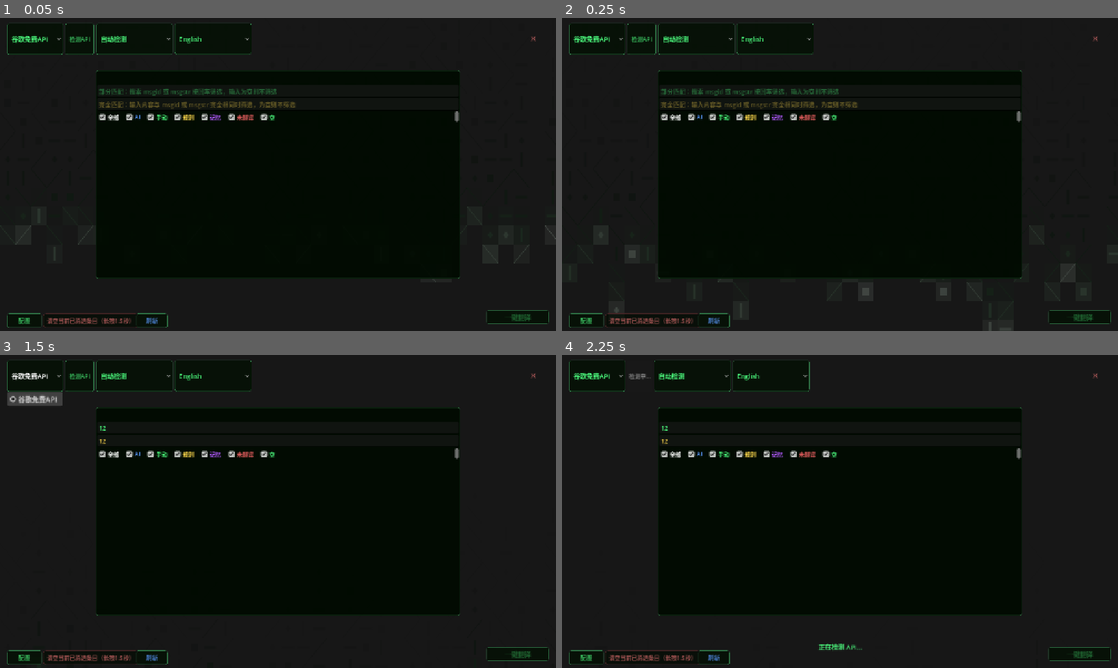
Above: before the commit, frames 1-4 (two rows, left to right).
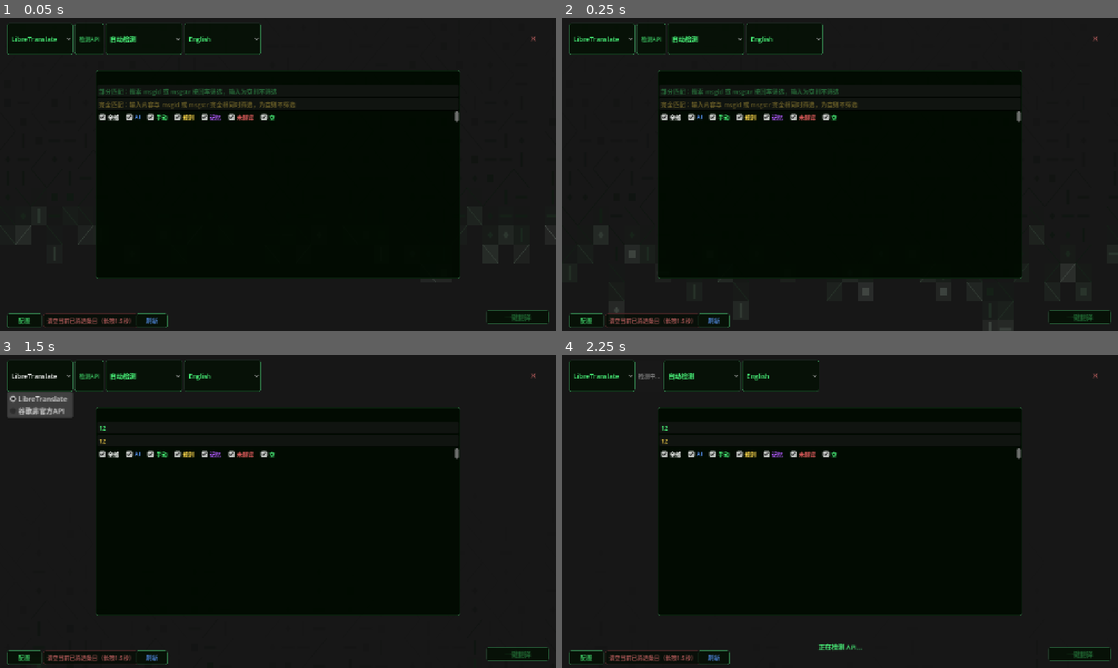
Above: after the commit, the same moments.

Repository: HeroopGames/PoTranslator--byHAN-Godot
Game: Godot game, scene res://Main/Translate/translate.tscn
Two runs of this game, one before a commit and one after it. Both use one fixed random seed, a clock stepped at 60 frames per second and the inputs below. This scene is started directly instead of the project's main scene.
Inputs (mouse positions are in pixels of both pictures, inside the frame that each line leads up to):
- Up to frame 1 (0.05 s): no input
- Up to frame 2 (0.25 s): no input
- Up to frame 3 (1.5 s): click (278, 426) at 0.52 s; type "12" at 0.6 s; click (278, 442) at 0.75 s; type "12" at 0.83 s; click "谷歌免费API" (after the commit: "LibreTranslate") at 1.25 s
- Up to frame 4 (2.25 s): click "检测API" at 2 s

The runs differ from the first frame. In frame 1, 0.6% of the frame differs, in the area x 2-47%, y 1-12%; in frame 2, 0.6%; in frame 3, 1.2%, in the area x 1-47%, y 1-21%; in frame 4, 0.5%.

Commit message:
更新翻译记忆规则（目前仅手动翻译计入） 新增LibreTranslateAPI并设为默认 修改条款

Diff:
--- a/Project/po-translator-by-heroop/Main/Start/start.gd
+++ b/Project/po-translator-by-heroop/Main/Start/start.gd
@@ -269,7 +269,7 @@
 # ====== 使用说明 / 版权内容 ======
 const HELP_TEXT: String = """【PoTranslator by HAN · 使用说明】
 
-本工具用于翻译 UE 导出的 .po 文件，支持多项目管理、xlsx 规则表驱动翻译与 Google 免费 API。
+本工具用于翻译 UE 导出的 .po 文件，支持多项目管理、xlsx 规则表驱动翻译与 API（目前仅可用LibreTranslate）。
 
 ■ 启动界面按钮
 · ？— 点击查看本使用说明
@@ -278,7 +278,7 @@
 · 打开项目 — 选择已有的 .pohtran 项目文件继续工作
 
 ■ 翻译界面按钮
-· 顶部 API 下拉框 — 选择翻译引擎（目前只有 Google 非官方翻译）
+· 顶部 API 下拉框 — 选择翻译引擎（目前仅可用LibreTranslate）
 · 检测按钮 — 检测所选 API 是否可用
 · 顶部语言下拉框 — 设置源语言（左）和目标语言（右）
 · [×] 关闭按钮 — 关闭当前项目翻译界面，返回启动界面
@@ -348,7 +348,7 @@
 · Godot Engine (MIT License)
 · openpyxl (MIT License)
 · Python (PSF License)
-各第三方组件版权归其各自所有者所有。"""
+各第三方组件与API版权归其各自所有者所有。"""
 
 # ====== 按钮回调 ======
 func _on_retry_pressed():
--- a/Project/po-translator-by-heroop/Main/Translate/python_http_bridge.gd
+++ b/Project/po-translator-by-heroop/Main/Translate/python_http_bridge.gd
@@ -1,6 +1,7 @@
 # === PoTranslatorByHAN · Python HTTP 桥接 ===
 # 提供 WorkerThreadPool 后台线程入口
 # Python 脚本内嵌在 EMBEDDED_PY_B64 常量中，导出后无需外部文件
+# 注意：使用的谷歌翻译接口为非官方 API，仅供学习研究使用，不可用于商业用途
 class_name PythonHttpBridge
 extends RefCounted
 
@@ -54,15 +55,34 @@
 
 # ======== API 检测 ========
 
-static func check_api(url: String):
-	_api_check_result = _do_check(url)
+static func check_api(url: String, api_type: String = "google"):
+	_api_check_result = _do_check(url, api_type)
 
-static func _do_check(url: String) -> Dictionary:
+static func _do_check(url: String, api_type: String) -> Dictionary:
 	var cmd := _find_python()
 	if cmd.is_empty():
 		return {"available": false, "message": "Python 不可用"}
 
-	var check_script := """
+	var check_script := ""
+	if api_type == "libretranslate":
+		check_script = """
+import json, sys, urllib.request, ssl
+url = sys.argv[1].rstrip("/") + "/translate"
+ctx = ssl.create_default_context()
+hdr = {"User-Agent": "Mozilla/5.0", "Content-Type": "application/json"}
+payload = json.dumps({"q": "test", "source": "en", "target": "zh-Hans", "format": "text"}).encode("utf-8")
+try:
+    req = urllib.request.Request(url, data=payload, headers=hdr, method="POST")
+    r = urllib.request.urlopen(req, timeout=10, context=ctx)
+    body = r.read().decode(errors="replace")
+    data = json.loads(body)
+    ok = isinstance(data, dict) and "translatedText" in data
+    print(json.dumps({"available": ok, "message": "API OK" if ok else "bad response"}))
+except Exception as e:
+    print(json.dumps({"available": false, "message": str(e)}))
+"""
+	else:
+		check_script = """
 import json, sys, urllib.request, ssl
 url = sys.argv[1]
 ctx = ssl.create_default_context()
@@ -104,7 +124,7 @@
 		_running_pid = -1
 
 
-static func run_full_translate(po_path: String, src_lang: String, target_lang: String, batch_size: int, progress_path: String, script_temp_path: String, project_path: String = ""):
+static func run_full_translate(po_path: String, src_lang: String, target_lang: String, batch_size: int, progress_path: String, script_temp_path: String, project_path: String = "", api_type: String = "google", api_url: String = ""):
 	_cancel_flag = false
 	_write_bridge_log(progress_path, "bridge start")
 	_write_bridge_log(progress_path, "  po_path=%s" % po_path)
@@ -112,6 +132,7 @@
 	_write_bridge_log(progress_path, "  project_path=%s" % project_path)
 	_write_bridge_log(progress_path, "  script_temp=%s" % script_temp_path)
 	_write_bridge_log(progress_path, "  src=%s target=%s" % [src_lang, target_lang])
+	_write_bridge_log(progress_path, "  api_type=%s api_url=%s" % [api_type, api_url])
 
 	if FileAccess.file_exists(progress_path):
 		DirAccess.remove_absolute(progress_path)
@@ -127,7 +148,7 @@
 		_write_bridge_log(progress_path, "  ERROR: script path empty")
 		return
 
-	var args := PackedStringArray([script_temp_path, po_path, src_lang, target_lang, str(batch_size), progress_path, project_path])
+	var args := PackedStringArray([script_temp_path, po_path, src_lang, target_lang, str(batch_size), progress_path, project_path, api_type, api_url])
 	_write_bridge_log(progress_path, "  executing (create_process)...")
 
 	var pid := OS.create_process(cmd, args, false)
--- a/Project/po-translator-by-heroop/Main/Translate/translate.gd
+++ b/Project/po-translator-by-heroop/Main/Translate/translate.gd
@@ -58,6 +58,7 @@
 var _last_reloaded_done: int = 0
 var _lang_list: Array = []
 var _toast_label: Label = null
+var _toast_click_to_close: bool = false
 var _progress_poll_timer: Timer = null
 
 # — 长按清空定时器
@@ -131,6 +132,8 @@
 	_setup_lang_options()
 	translate_progress_box.visible = false
 
+	api_option.item_selected.connect(_on_api_option_selected)
+
 	_toast_label = Label.new()
 	_toast_label.horizontal_alignment = HORIZONTAL_ALIGNMENT_CENTER
 	_toast_label.vertical_alignment = VERTICAL_ALIGNMENT_CENTER
@@ -144,6 +147,12 @@
 	if _pending_refresh:
 		_pending_refresh = false
 		_do_refresh_visible_rows()
+
+func _unhandled_input(event: InputEvent):
+	if _toast_click_to_close and _toast_label and _toast_label.visible:
+		if event is InputEventMouseButton and event.pressed and event.button_index == MOUSE_BUTTON_LEFT:
+			_hide_toast()
+			get_viewport().set_input_as_handled()
 
 
 # ======== 静态入口 / UI 事件 ========
@@ -837,7 +846,8 @@
 
 func _setup_api_options():
 	api_option.clear()
-	api_option.add_item("谷歌免费API", 0)
+	api_option.add_item("LibreTranslate", 0)
+	api_option.add_item("谷歌非官方API", 1)
 	api_option.selected = 0
 
 func _setup_lang_options():
@@ -931,6 +941,16 @@
 	var target_lang: String = _lang_list[target_lang_option.selected]["code"]
 	var progress_path := OS.get_user_data_dir().path_join("_po_translate_progress.json")
 
+	var api_idx := api_option.selected
+	var api_type: String
+	var api_url: String
+	if api_idx == 0:
+		api_type = "libretranslate"
+		api_url = "http://localhost:5000"
+	else:
+		api_type = "google"
+		api_url = ""
+
 	# 在主线程复制 Python 脚本到临时路径（FileAccess 在 WorkerThread 中不可靠）
 	var script_temp := PythonBridge.copy_script_to_temp()
 	if script_temp.is_empty():
@@ -939,7 +959,7 @@
 		return
 
 	var task_id := WorkerThreadPool.add_task(
-		PythonBridge.run_full_translate.bind(file_path, src_lang, target_lang, TRANSLATE_BATCH_SIZE, progress_path, script_temp, _project_path)
+		PythonBridge.run_full_translate.bind(file_path, src_lang, target_lang, TRANSLATE_BATCH_SIZE, progress_path, script_temp, _project_path, api_type, api_url)
 	)
 
 	# 启动进度轮询
@@ -1033,14 +1053,6 @@
 		await _load_po_file(_current_file_name)
 		_show_entries(_current_file_name)
 
-		if _translation_memory != null:
-			var data: Dictionary = _po_data.get(_current_file_name, {})
-			var msgids: PackedStringArray = data.get("msgids", PackedStringArray())
-			var msgstrs2: PackedStringArray = data.get("msgstrs", PackedStringArray())
-			for idx in msgids.size():
-				if idx < msgstrs2.size() and msgstrs2[idx] != "":
-					_translation_memory.record(msgids[idx], msgstrs2[idx])
-			_memory_dirty = true
 	else:
 		_dirty_entries.clear()
 		_dirty_files.clear()
@@ -1104,6 +1116,11 @@
 func _on_check_api_pressed() -> void:
 	_check_current_api()
 
+func _on_api_option_selected(_index: int) -> void:
+	_api_available = false
+	translate_btn.disabled = true
+	_check_current_api()
+
 func _check_current_api() -> void:
 	if _api_checking:
 		return
@@ -1113,8 +1130,16 @@
 	_api_checking = true
 	_show_toast("正在检测 API...")
 
-	var url := "https://translate.googleapis.com/translate_a/single?client=gtx&dt=t&sl=en&tl=zh&q=test"
-	_api_check_task_id = WorkerThreadPool.add_task(PythonBridge.check_api.bind(url))
+	var api_idx := api_option.selected
+	var url: String
+	var api_type: String
+	if api_idx == 0:
+		api_type = "libretranslate"
+		url = "http://localhost:5000"
+	else:
+		api_type = "google"
+		url = "https://translate.googleapis.com/translate_a/single?client=gtx&dt=t&sl=en&tl=zh&q=test"
+	_api_check_task_id = WorkerThreadPool.add_task(PythonBridge.check_api.bind(url, api_type))
 
 	_api_check_timer = Timer.new()
 	_api_check_timer.one_shot = false
@@ -1136,17 +1161,24 @@
 
 	var ok: bool = result.get("available", false)
 	var msg: String
+	var api_idx := api_option.selected
 	if ok:
-		msg = "API 可用"
+		if api_idx == 0:
+			msg = "API 可用"
+		else:
+			msg = "此API仅供学习交流使用，使用此API导致的一切后果作者概不负责。若有需求请购买正版谷歌API"
 	else:
-		msg = "谷歌API检测失败，如果在中国大陆请使用代理后尝试"
+		if api_idx == 0:
+			msg = "请配置LibreTranslate环境"
+		else:
+			msg = "谷歌非官方API检测失败，如果在中国大陆请使用代理后尝试"
 	_api_available = ok
 
 	translate_btn.disabled = not ok or _current_file_name.is_empty()
 
 	var color: Color = Color(0.3, 1, 0.5, 1) if ok else Color(1, 0.4, 0.4, 1)
 	_toast_label.add_theme_color_override("font_color", color)
-	_show_toast(msg)
+	_show_toast(msg, false)
 
 func _kill_api_check_timer():
 	if _api_check_timer:
@@ -1157,10 +1189,18 @@
 
 # ======== Toast ========
 
-func _show_toast(msg: String):
+func _show_toast(msg: String, auto_close: bool = true):
 	_toast_label.text = msg
 	_toast_label.visible = true
 	_toast_label.position = Vector2(0, size.y - 60)
 	_toast_label.size.x = size.x
-	await get_tree().create_timer(2.0).timeout
+	_toast_click_to_close = not auto_close
+	if auto_close:
+		await get_tree().create_timer(2.0).timeout
+		if _toast_label and _toast_label.visible:
+			_toast_label.visible = false
+			_toast_click_to_close = false
+
+func _hide_toast():
 	_toast_label.visible = false
+	_toast_click_to_close = false
--- a/Project/po-translator-by-heroop/Main/Translate/translation_memory.gd
+++ b/Project/po-translator-by-heroop/Main/Translate/translation_memory.gd
@@ -1,6 +1,7 @@
 # === PoTranslatorByHAN · 翻译记忆 ===
-# 以 msgid 为 key，记录每条 msgid 被翻译的次数和结果
-# 同一 msgid 翻译 2 次及以上 → 存入记忆，后续翻译命中时优先使用
+# 以 msgid 为 key，记录每条 msgid 手动翻译的次数和结果
+# 同一 msgid 手动翻译 2 次且译文相同 → 存入记忆，后续翻译命中时优先使用
+# 若两次译文不同则重置计数，避免不稳定的翻译污染记忆
 class_name TranslationMemory
 extends RefCounted
 
@@ -48,14 +49,18 @@
 		return entry.get("text", "")
 	return ""
 
-## 记录一次翻译结果：增加计数，≥2 时更新译文
+## 记录一次手动翻译结果：仅当相同译文出现 2 次及以上时才计入记忆
+## 若译文与上一次不同，则重置计数
 func record(msgid: String, translated_text: String):
 	if _data.has(msgid):
 		var entry: Dictionary = _data[msgid]
-		var count: int = entry.get("count", 0) + 1
-		entry["count"] = count
-		if count >= 2:
+		var last_text: String = entry.get("text", "")
+		if last_text == translated_text:
+			var count: int = entry.get("count", 0) + 1
+			entry["count"] = count
+		else:
 			entry["text"] = translated_text
+			entry["count"] = 1
 	else:
 		_data[msgid] = {"text": translated_text, "count": 1}
 
Not shown, changed: Project/po-translator-by-heroop/Main/Translate/translate_full.py.txt
Not shown, changed: README.md
